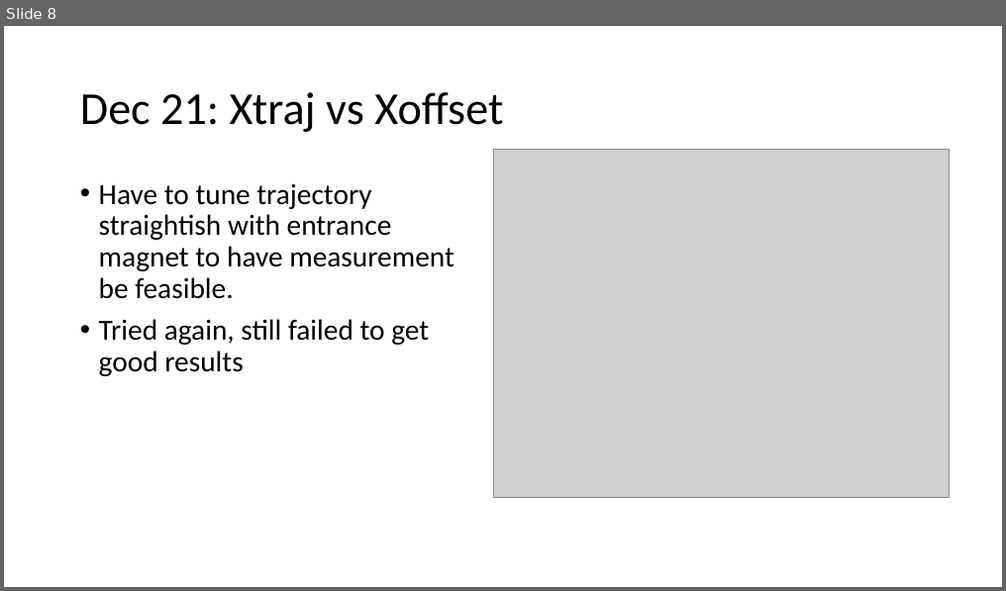
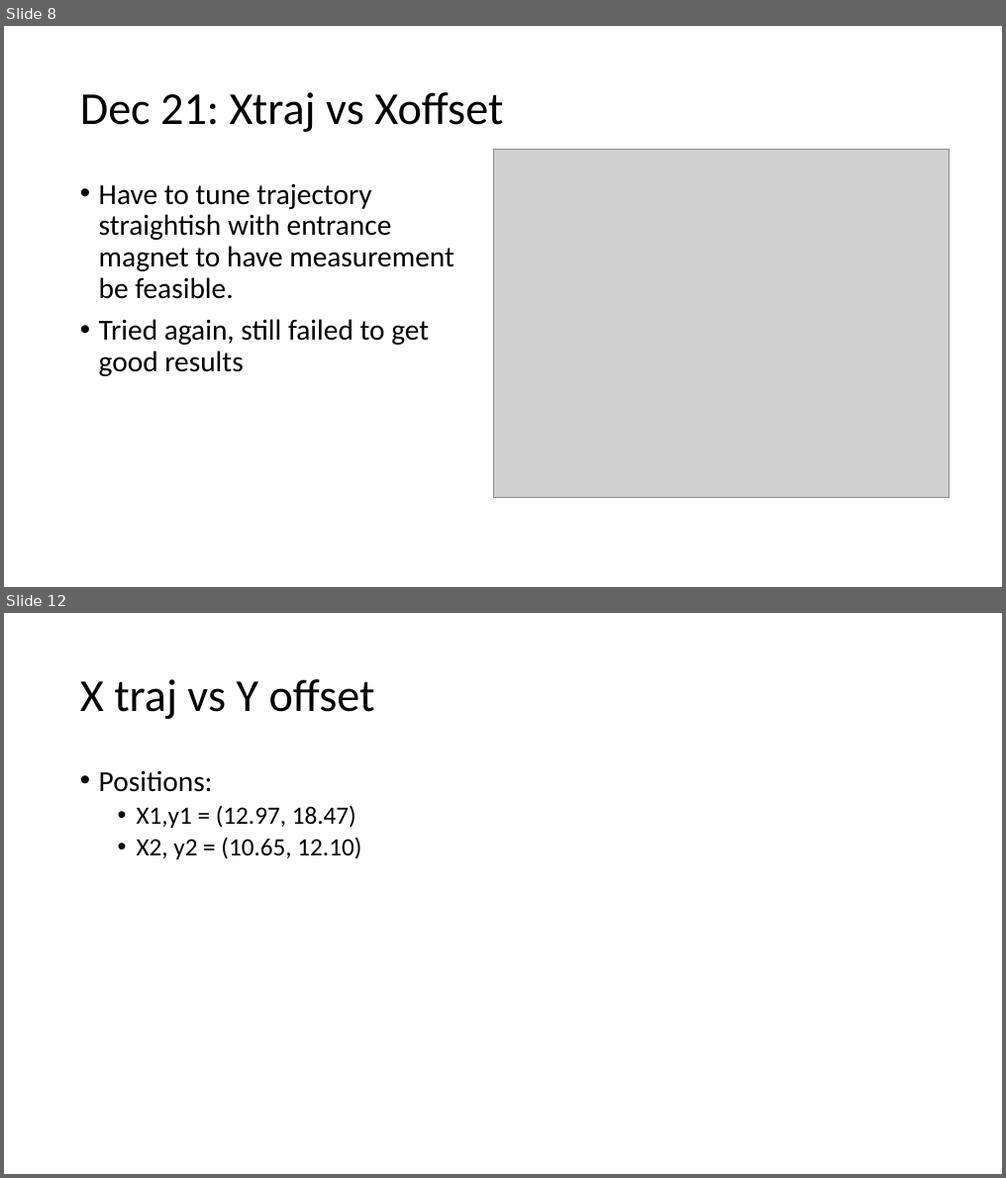
Before and after one commit to afisher000/Pulsed-Wire, a slide deck: Undulator 1 Pulsed-Wire Alignment Dec. 2022.pptx. Shown one above the other, each under a label of ours: slide 8 before the commit, slides 8 and 12 after it; the slides between them are not shown. The pictures are 1006x591 and 1006x1178 pixels, drawn with LibreOffice and Linux fonts; fonts in the diff are those of the drawing; grey boxes stand for pictures. Boxes give left, top, right and bottom in pixels: in the first picture for what was removed or moved away, otherwise in the second. Text is boxed around its words. In the diff, an @@ line names an element or a change of style, - is before the commit and + after.

```diff
--- a/Undulator 1 Pulsed-Wire Alignment Dec. 2022.pptx
+++ b/Undulator 1 Pulsed-Wire Alignment Dec. 2022.pptx
@@ slide 12 added at <box>4,613,1002,1174</box>, background #FFFFFF @@
@@ title added at <box>80,679,375,719</box>, 44 pt, text #000000 @@
+X traj vs Y offset
@@ text added at <box>99,770,361,860</box>, 24 pt, text #000000 @@
+• Positions:
+  • X1,y1 = (12.97, 18.47)
+  • X2, y2 = (10.65, 12.10)
```
Also in this commit, not shown: 1 slide changed, 2 other slides added, 9 other files.
